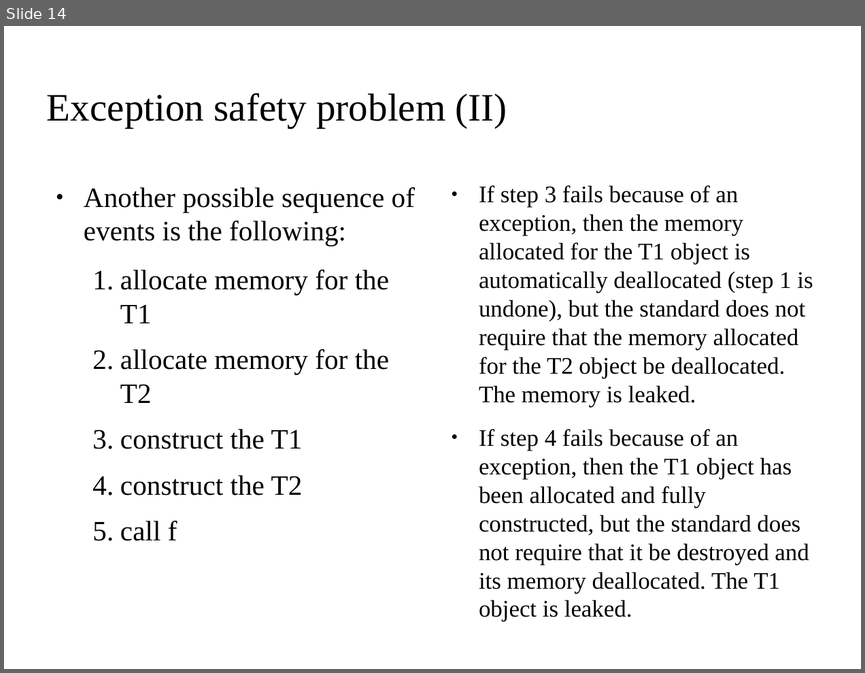
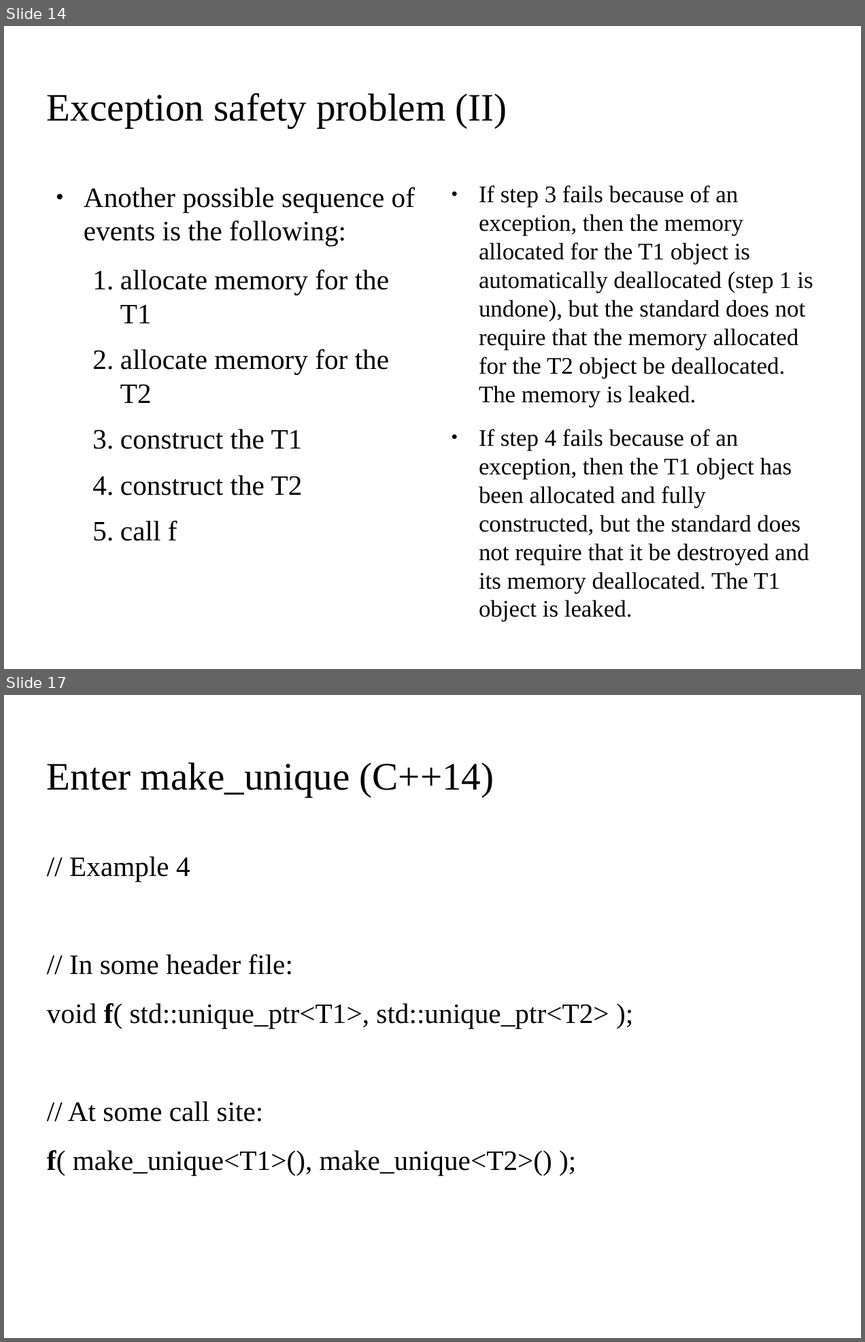
Before and after one commit to kks32/cpp-software-development, a slide deck: Ex10_Exception_Handling_II/Ex10_Exception_Handling_II.odp. Shown one above the other, each under a label of ours: slide 14 before the commit, slides 14 and 17 after it; the slides between them are not shown. The pictures are 865x673 and 865x1342 pixels, drawn with LibreOffice and Linux fonts; fonts in the diff are those of the drawing; background and template pictures are left out. Boxes give left, top, right and bottom in pixels: in the first picture for what was removed or moved away, otherwise in the second. Text is boxed around its words. In the diff, an @@ line names an element or a change of style, - is before the commit and + after.

Commit message:
make_unique

```diff
--- a/Ex10_Exception_Handling_II/Ex10_Exception_Handling_II.odp
+++ b/Ex10_Exception_Handling_II/Ex10_Exception_Handling_II.odp
@@ slide 17 added at (x1=4, y1=695, x2=861, y2=1338), background picture (left out) @@
@@ title added at (x1=47, y1=762, x2=494, y2=797), 36 pt, text #000000 @@
+Enter make_unique (C++14)
@@ text added at (x1=47, y1=856, x2=609, y2=1176), 26 pt, text #000000 @@
+// Example 4
+// In some header file:
+void f( std::unique_ptr<T1>, std::unique_ptr<T2> );
+// At some call site:
+f( make_unique<T1>(), make_unique<T2>() );
```
Also in this commit, not shown: 3 other slides added, 1 other file.
